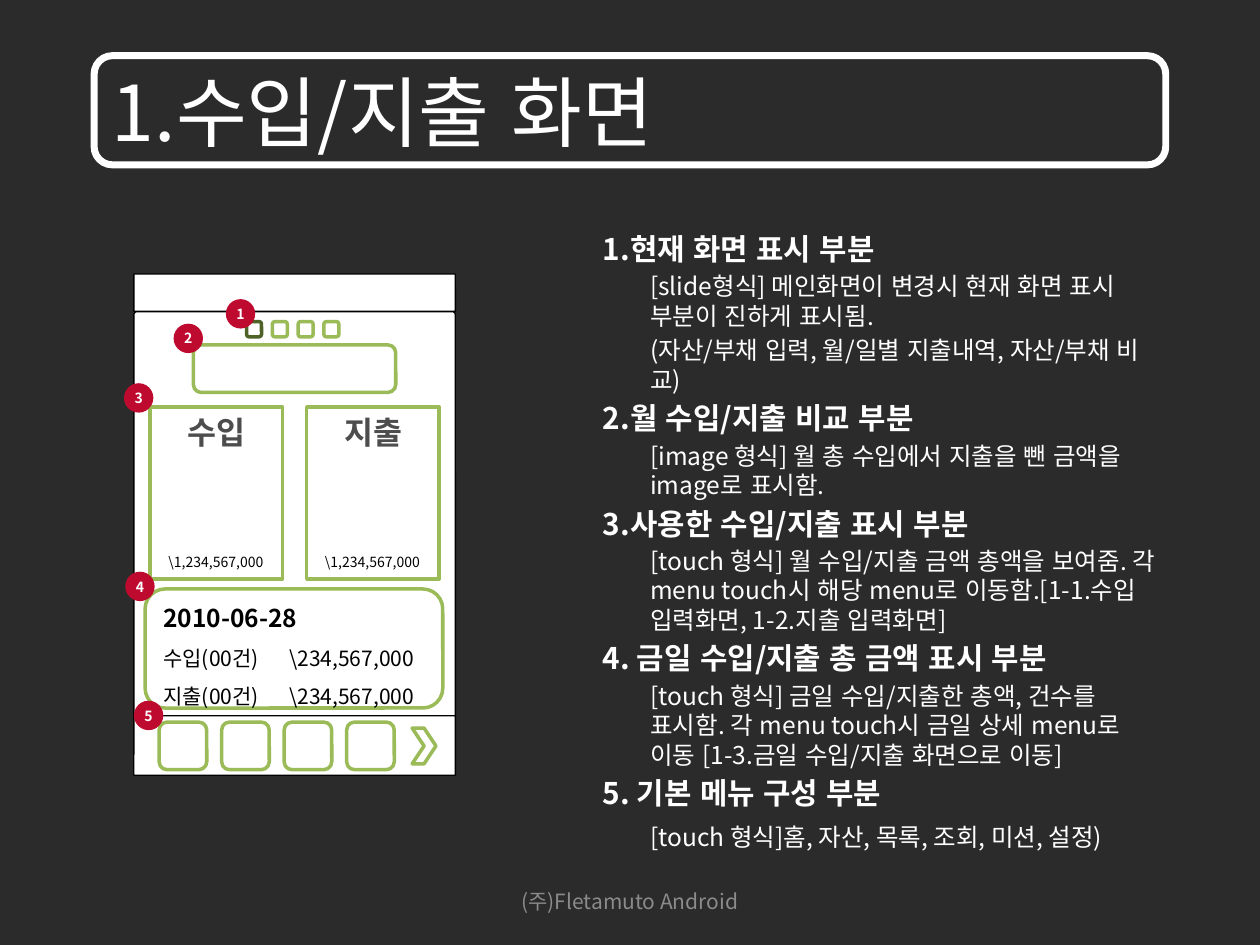
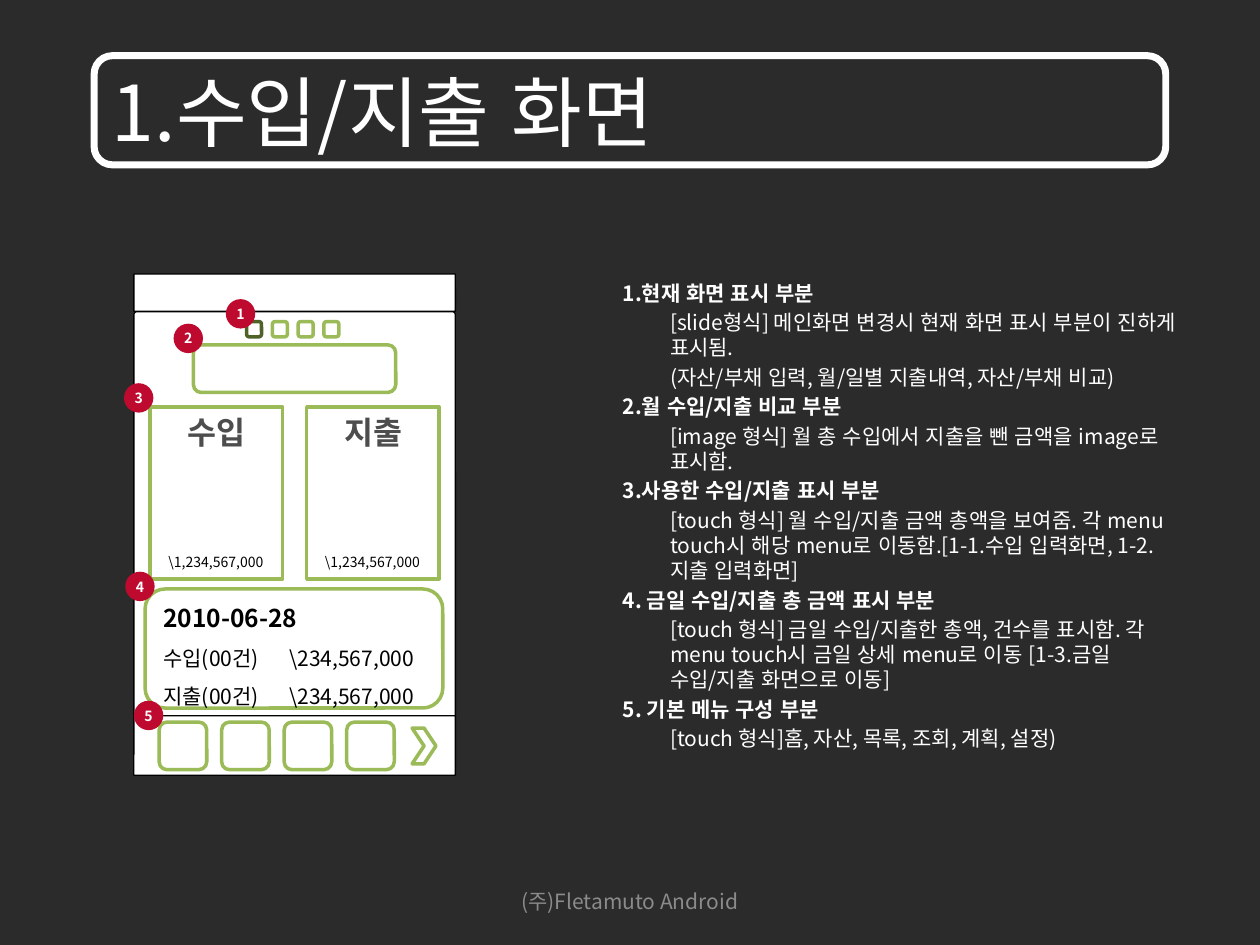
Before and after one commit to limjunghoon/fmfinance, a slide deck: slide 3 of trunk/DOC/GUI/재테크를 위한 어플리케이션 GUI_100712.pptx. Drawn at 1260x945 pixels with LibreOffice and Linux fonts; fonts in the diff are those of the drawing; background and template pictures are left out; a plain dark background stands for a picture behind light text. Boxes give left, top, right and bottom in pixels: in the first picture for what was removed or moved away, otherwise in the second. Text is boxed around its words. In the diff, an @@ line names an element or a change of style, - is before the commit and + after.

```diff
--- a/trunk/DOC/GUI/재테크를 위한 어플리케이션 GUI_100712.pptx
+++ b/trunk/DOC/GUI/재테크를 위한 어플리케이션 GUI_100712.pptx
@@ text "1.현재 화면 표시 부분": place and size @@
-text "1.현재 화면 표시 부분" at (603,235,1156,851)
+text "1.현재 화면 표시 부분" at (623,283,1176,750)
@@ text at (623,283,1165,719): size 17 to 12 pt in "1.현재 화면 표시 부분", "2.월 수입/지출 비교 부분", "3.사용한 수입/지출 표시 부분", "4. 금일 수입/지출 총 금액 표시 부분" and 1 more places; size 14 to 12 pt in "(자산/부채 입력, 월/일별 지출내역, 자산/부채 비교)", "[image 형식] 월 총 수입에서 지출을 뺀 ...", "[touch 형식] 월 수입/지출 금액 총액을 보여줌. ...", "[touch 형식] 금일 수입/지출한 총액, 건수를 표시함. ..."; less space between paragraphs @@
@@ text at (670,312,1176,357): text changed; size 14 to 12 pt @@
-[slide형식] 메인화면이 변경시 현재 화면 표시 부분이 진하게 표시됨.
+[slide형식] 메인화면 변경시 현재 화면 표시 부분이 진하게 표시됨.
@@ text at (670,728,1057,750): text changed; size 14 to 12 pt @@
-[touch 형식]홈, 자산, 목록, 조회, 미션, 설정)
+[touch 형식]홈, 자산, 목록, 조회, 계획, 설정)
```
Also in this commit, not shown: 18 other slides changed, 5 slides added, 2 slides removed.
